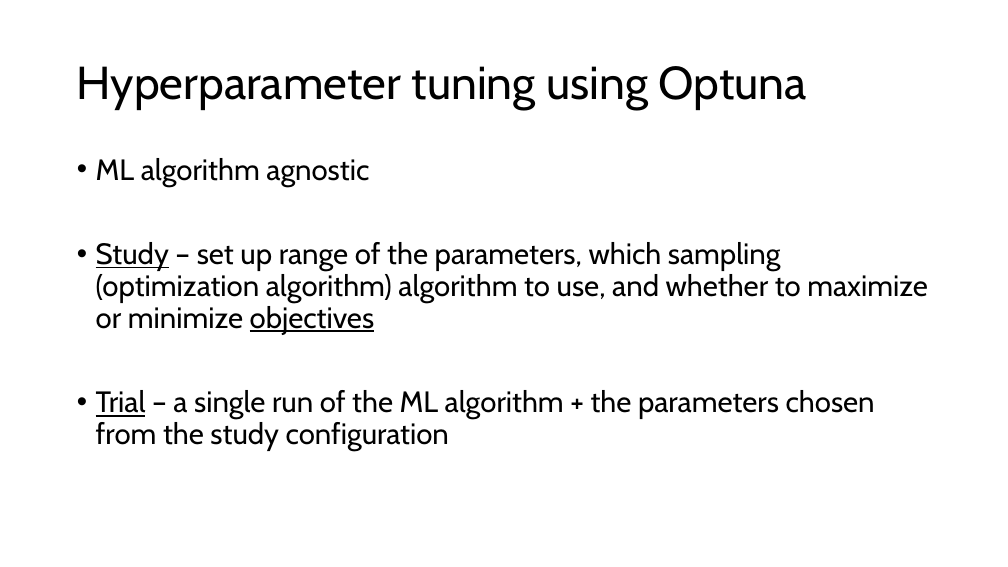
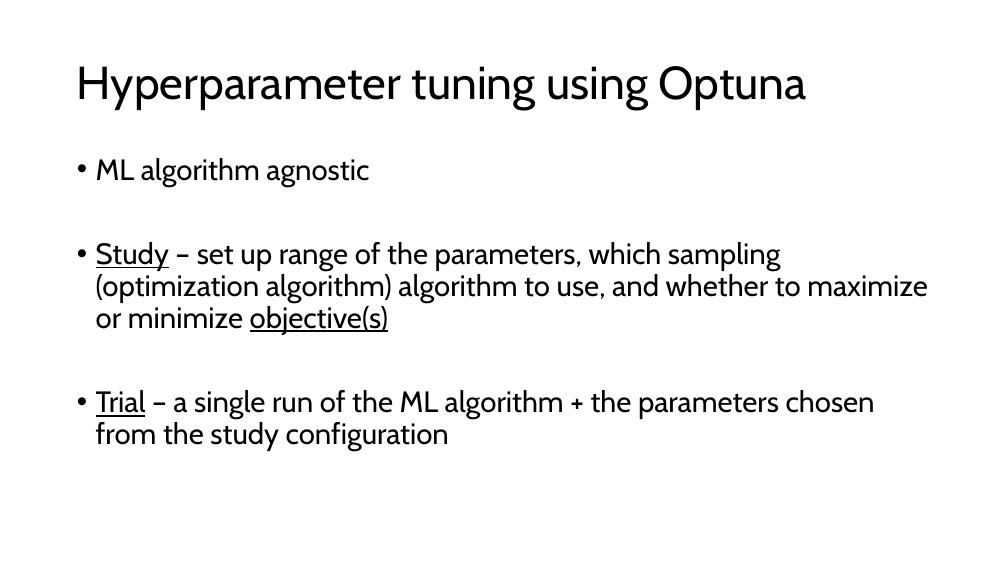
Before and after one commit to amitsaha/optuna-demo, a slide deck: slide 6 of Hyperparameter optimization using Optuna.pptx (slide 3 before the commit). Drawn at 1008x567 pixels with LibreOffice and Linux fonts; fonts in the diff are those of the drawing. Boxes give left, top, right and bottom in pixels: in the first picture for what was removed or moved away, otherwise in the second. Text is boxed around its words. In the diff, an @@ line names an element or a change of style, - is before the commit and + after.

```diff
--- a/Hyperparameter optimization using Optuna.pptx
+++ b/Hyperparameter optimization using Optuna.pptx
@@ text at (96, 242, 928, 335): text changed @@
-• Study – set up range of the parameters, which sampling (optimization algorithm) algorithm to use, and whether to maximize or minimize objectives
+• Study – set up range of the parameters, which sampling (optimization algorithm) algorithm to use, and whether to maximize or minimize objective(s)
```
Also in this commit, not shown: 5 other slides changed, 2 slides removed.
